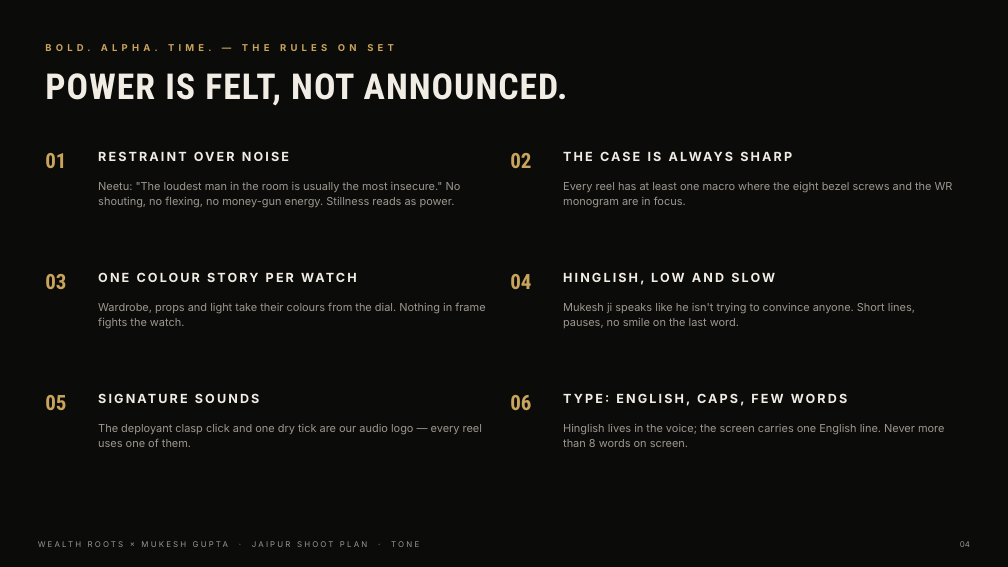
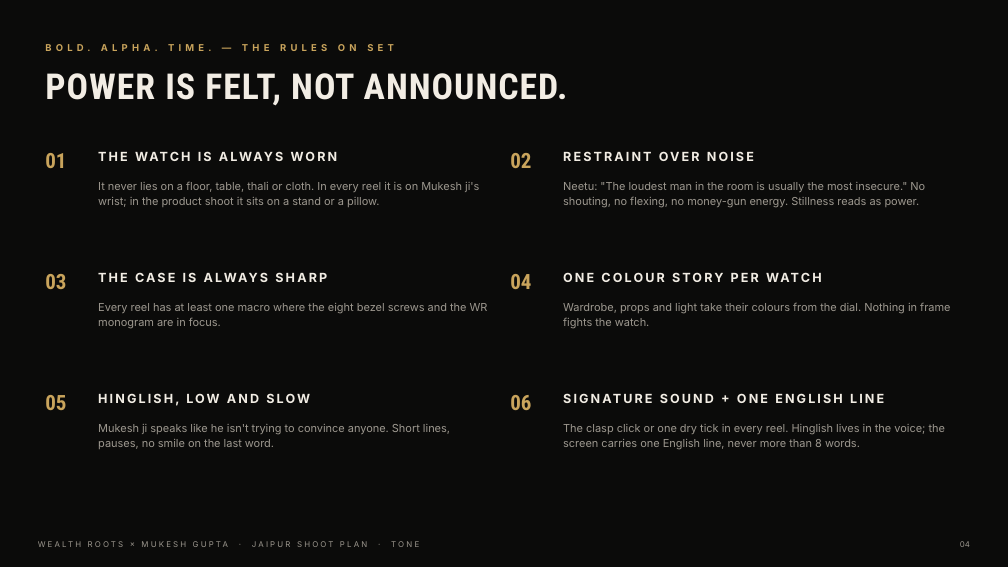
Before and after one commit to sage-media-official/pitchdeck, a slide deck: slide 4 of Wealth-Roots-Jaipur-Shoot-Plan.pptx. Drawn at 1008x567 pixels with LibreOffice and Linux fonts; fonts in the diff are those of the drawing. Boxes give left, top, right and bottom in pixels: in the first picture for what was removed or moved away, otherwise in the second. Text is boxed around its words. In the diff, an @@ line names an element or a change of style, - is before the commit and + after.

```diff
--- a/Wealth-Roots-Jaipur-Shoot-Plan.pptx
+++ b/Wealth-Roots-Jaipur-Shoot-Plan.pptx
@@ text at (98,149,492,173): text changed @@
-RESTRAINT OVER NOISE
+THE WATCH IS ALWAYS WORN
@@ text at (563,149,957,173): text changed @@
-THE CASE IS ALWAYS SHARP
+RESTRAINT OVER NOISE
@@ text at (98,182,479,207): text changed @@
-Neetu: "The loudest man in the room is usually the most insecure." No shouting, no flexing, no money-gun energy. Stillness reads as power.
+It never lies on a floor, table, thali or cloth. In every reel it is on Mukesh ji's wrist; in the product shoot it sits on a stand or a pillow.
@@ text at (563,182,925,208): text changed @@
-Every reel has at least one macro where the eight bezel screws and the WR monogram are in focus.
+Neetu: "The loudest man in the room is usually the most insecure." No shouting, no flexing, no money-gun energy. Stillness reads as power.
@@ text at (98,270,492,294): text changed @@
-ONE COLOUR STORY PER WATCH
+THE CASE IS ALWAYS SHARP
@@ text at (563,272,775,285): text changed @@
-HINGLISH, LOW AND SLOW
+ONE COLOUR STORY PER WATCH
@@ text at (98,303,488,329): text changed @@
-Wardrobe, props and light take their colours from the dial. Nothing in frame fights the watch.
+Every reel has at least one macro where the eight bezel screws and the WR monogram are in focus.
@@ text at (563,303,950,329): text changed @@
-Mukesh ji speaks like he isn't trying to convince anyone. Short lines, pauses, no smile on the last word.
+Wardrobe, props and light take their colours from the dial. Nothing in frame fights the watch.
@@ text at (98,393,310,406): text changed @@
-SIGNATURE SOUNDS
+HINGLISH, LOW AND SLOW
@@ text at (563,393,847,406): text changed @@
-TYPE: ENGLISH, CAPS, FEW WORDS
+SIGNATURE SOUND + ONE ENGLISH LINE
@@ text at (98,424,450,449): text changed @@
-The deployant clasp click and one dry tick are our audio logo — every reel uses one of them.
+Mukesh ji speaks like he isn't trying to convince anyone. Short lines, pauses, no smile on the last word.
@@ text at (563,424,945,450): text changed @@
-Hinglish lives in the voice; the screen carries one English line. Never more than 8 words on screen.
+The clasp click or one dry tick in every reel. Hinglish lives in the voice; the screen carries one English line, never more than 8 words.
```
Also in this commit, not shown: 48 other slides changed, 21 slides added, 4 slides removed, 1 other file.
